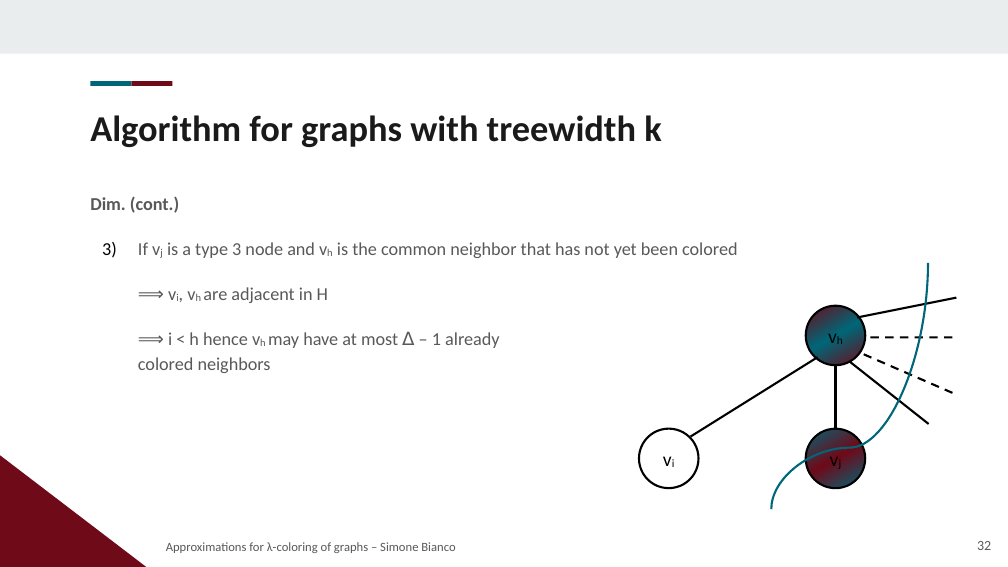
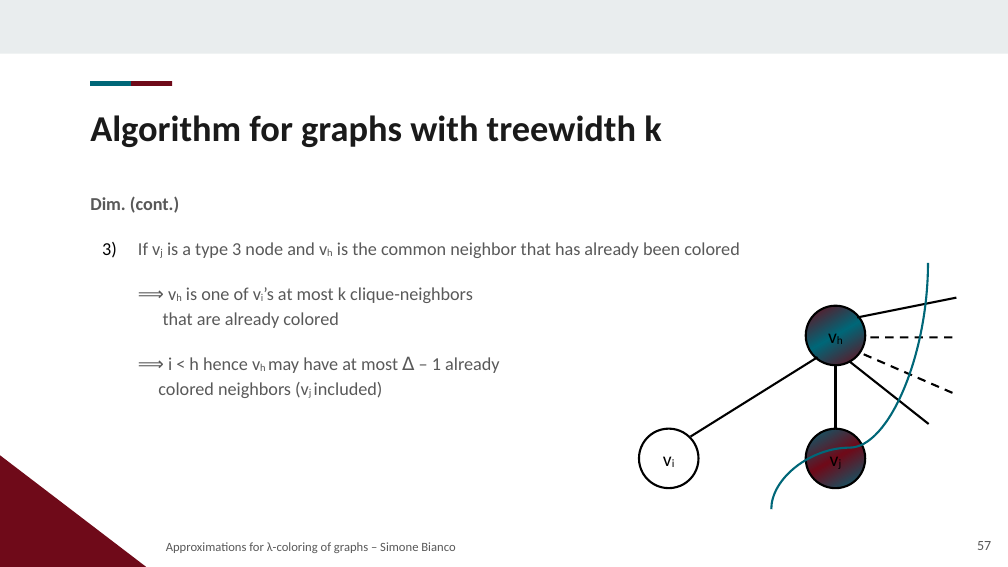
Before and after one commit to Exyss/university-notes, a slide deck: slide 57 of Presentations/Lambda Coloring/slides.odp (slide 32 before the commit). Drawn at 1008x567 pixels with LibreOffice and Linux fonts; fonts in the diff are those of the drawing; background and template pictures are left out. Boxes give left, top, right and bottom in pixels: in the first picture for what was removed or moved away, otherwise in the second. Text is boxed around its words. In the diff, an @@ line names an element or a change of style, - is before the commit and + after.

```diff
--- a/Presentations/Lambda Coloring/slides.odp
+++ b/Presentations/Lambda Coloring/slides.odp
@@ text at box(138, 242, 740, 398): text changed @@
-3) If vj is a type 3 node and vh is the common neighbor that has not yet been colored
-⟹ vi, vh are adjacent in H
-⟹ i < h hence vh may have at most Δ – 1 already
-colored neighbors
+3) If vj is a type 3 node and vh is the common neighbor that has already been colored
+⟹ vh is one of vi’s at most k clique-neighbors
+that are already colored
+⟹ i < h hence vh may have at most Δ – 1 already
+colored neighbors (vj included)
@@ page number at box(977, 541, 991, 550): text changed @@
-32
+57
```
Also in this commit, not shown: 37 other slides changed, 26 slides added, 15 other files.
